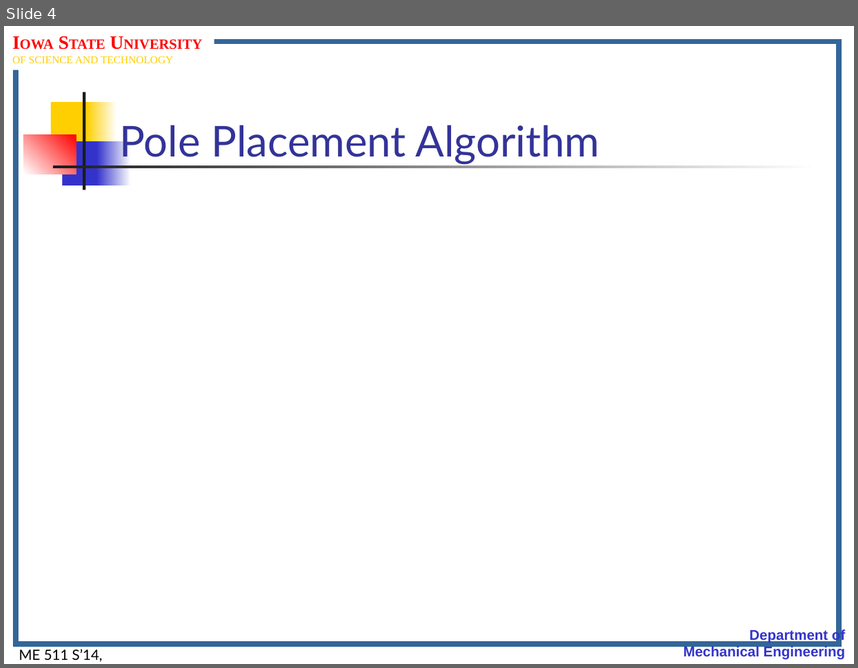
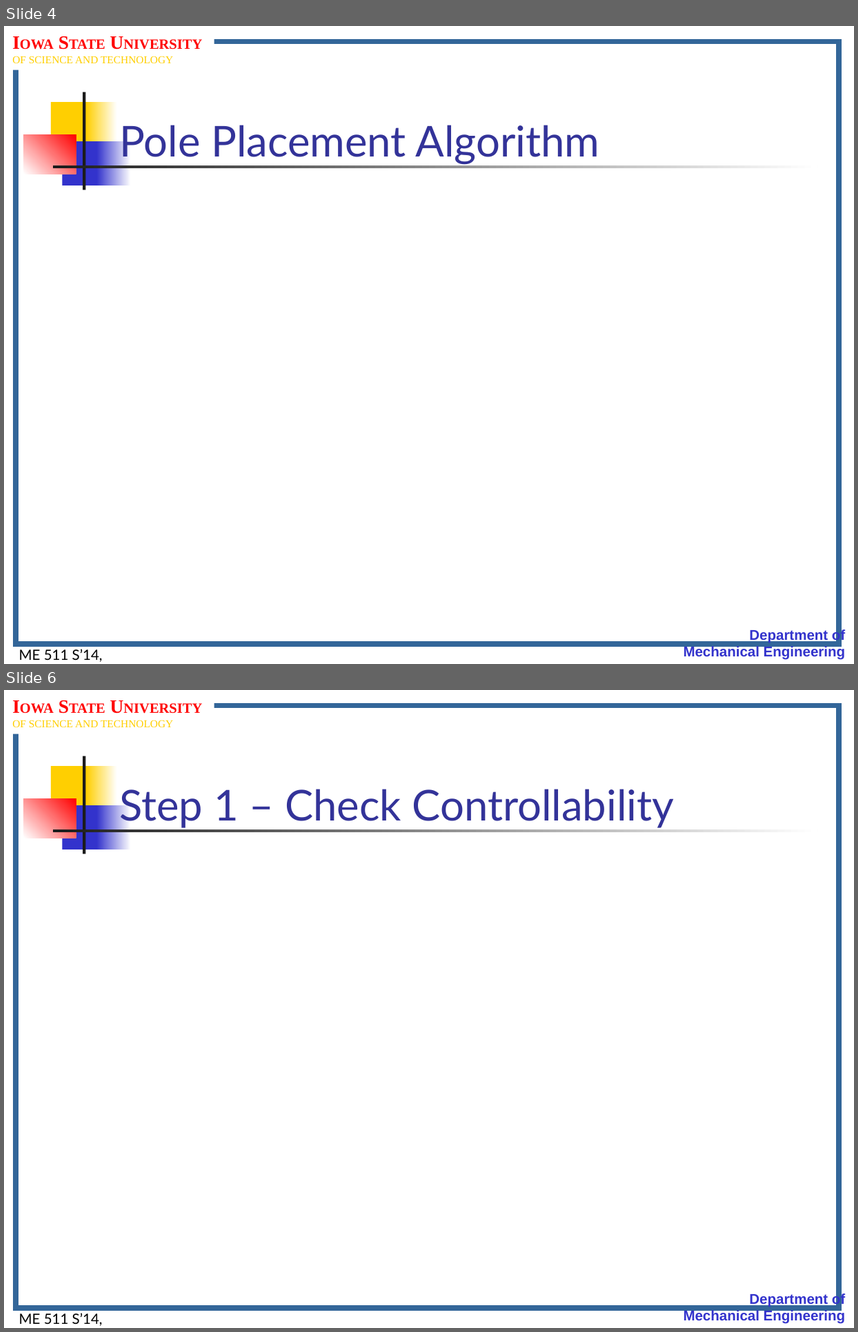
Before and after one commit to jasonnicholson/ME_511_Spring_2014_Lectures, a slide deck: me511_S14__Lect.Notes_Set12.pptm. Shown one above the other, each under a label of ours: slide 4 before the commit, slides 4 and 6 after it; the slides between them are not shown. The pictures are 858x668 and 858x1332 pixels, drawn with LibreOffice and Linux fonts; fonts in the diff are those of the drawing; grey boxes stand for pictures; background and template pictures are left out. Boxes give left, top, right and bottom in pixels: in the first picture for what was removed or moved away, otherwise in the second. Text is boxed around its words. In the diff, an @@ line names an element or a change of style, - is before the commit and + after.

```diff
--- a/me511_S14__Lect.Notes_Set12.pptm
+++ b/me511_S14__Lect.Notes_Set12.pptm
@@ slide 6 added at bbox=[4, 690, 854, 1328], background #FFFFFF; not listed: 11 template elements that a slide beside it also shows @@
@@ title added at bbox=[119, 789, 675, 828], 36 pt, text #333399 @@
+Step 1 – Check Controllability
```
Also in this commit, not shown: 1 slide changed, 21 other slides added, 7 other files.
